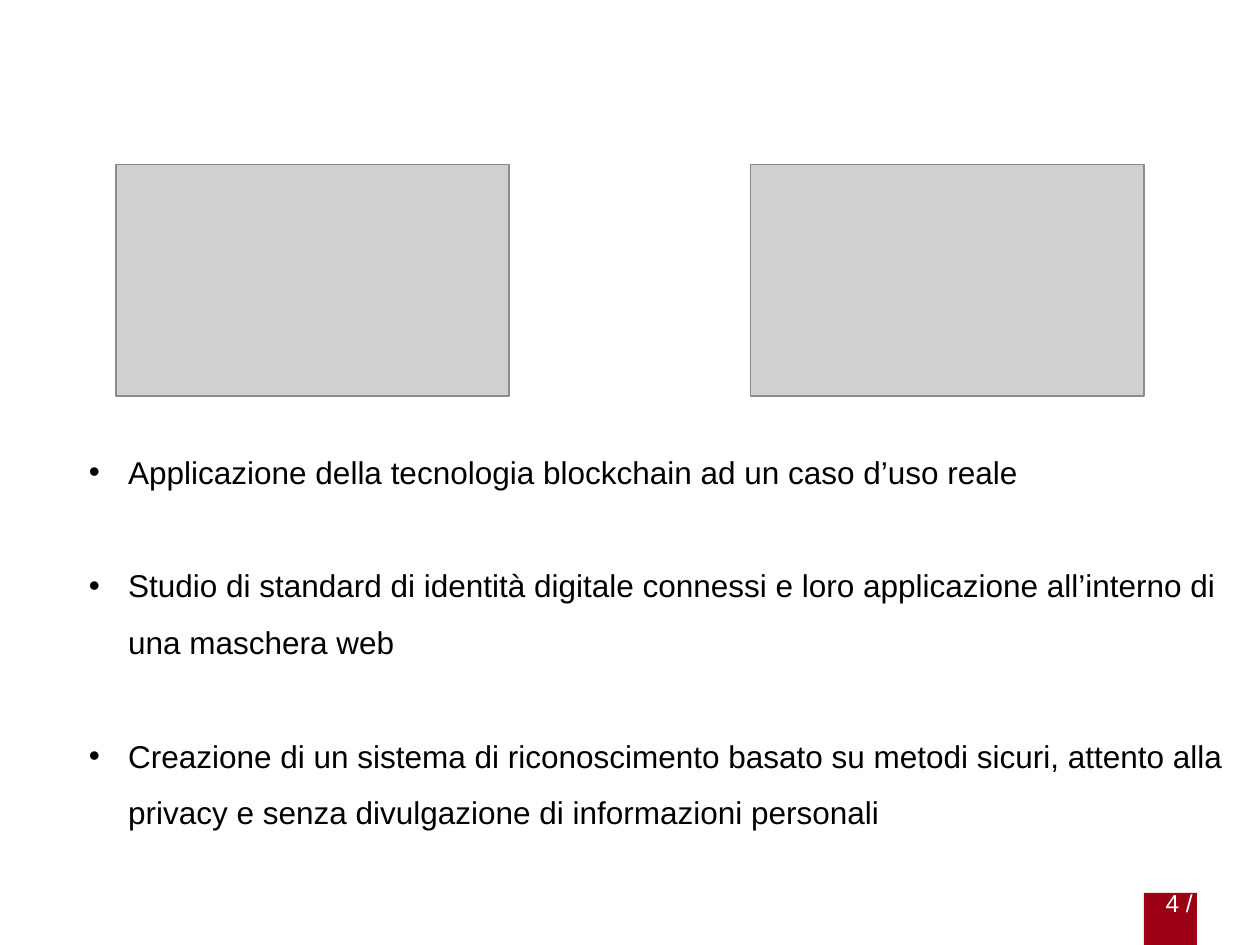
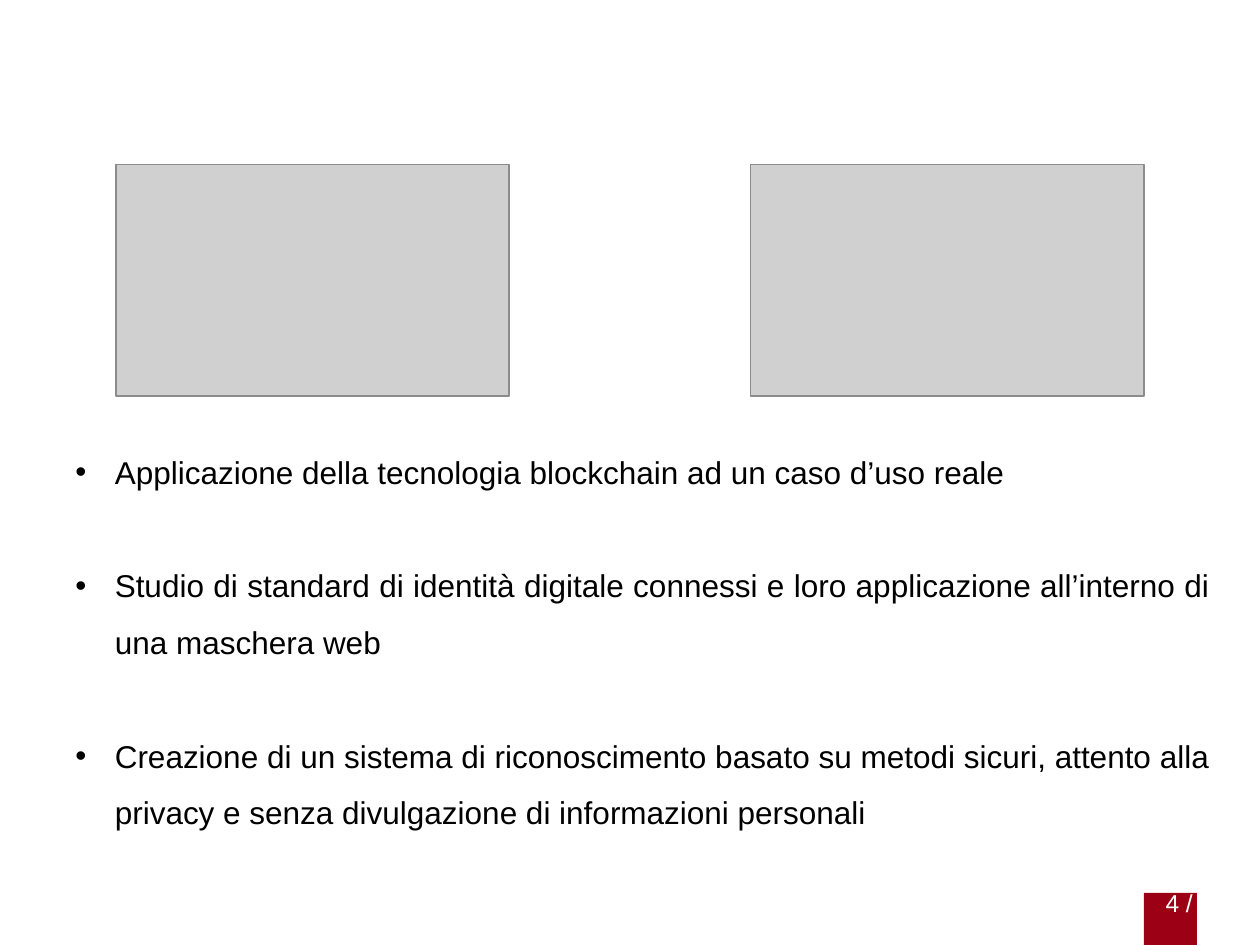
Before and after one commit to gabrielrovesti/Stage-e-Tesi-Triennale-UniPD, a slide deck: slide 4 of Presentazione/Presentazione Gabriel Rovesti.pptx. Drawn at 1260x945 pixels with LibreOffice and Linux fonts; fonts in the diff are those of the drawing; grey boxes stand for pictures; background and template pictures are left out. Boxes give left, top, right and bottom in pixels: in the first picture for what was removed or moved away, otherwise in the second. Text is boxed around its words. In the diff, an @@ line names an element or a change of style, - is before the commit and + after.

```diff
--- a/Presentazione/Presentazione Gabriel Rovesti.pptx
+++ b/Presentazione/Presentazione Gabriel Rovesti.pptx
@@ text "Applicazione della tecnologia blockchain ad ...": place and size @@
-text "Applicazione della tecnologia blockchain ad ..." at (128,461,1222,830)
+text "Applicazione della tecnologia blockchain ad ..." at (115,461,1209,830)
@@ text "Applicazione della tecnologia blockchain ad ..." at (115,461,1209,830): alignment left to justified @@
```
Also in this commit, not shown: 13 other slides changed, 6 other files.
